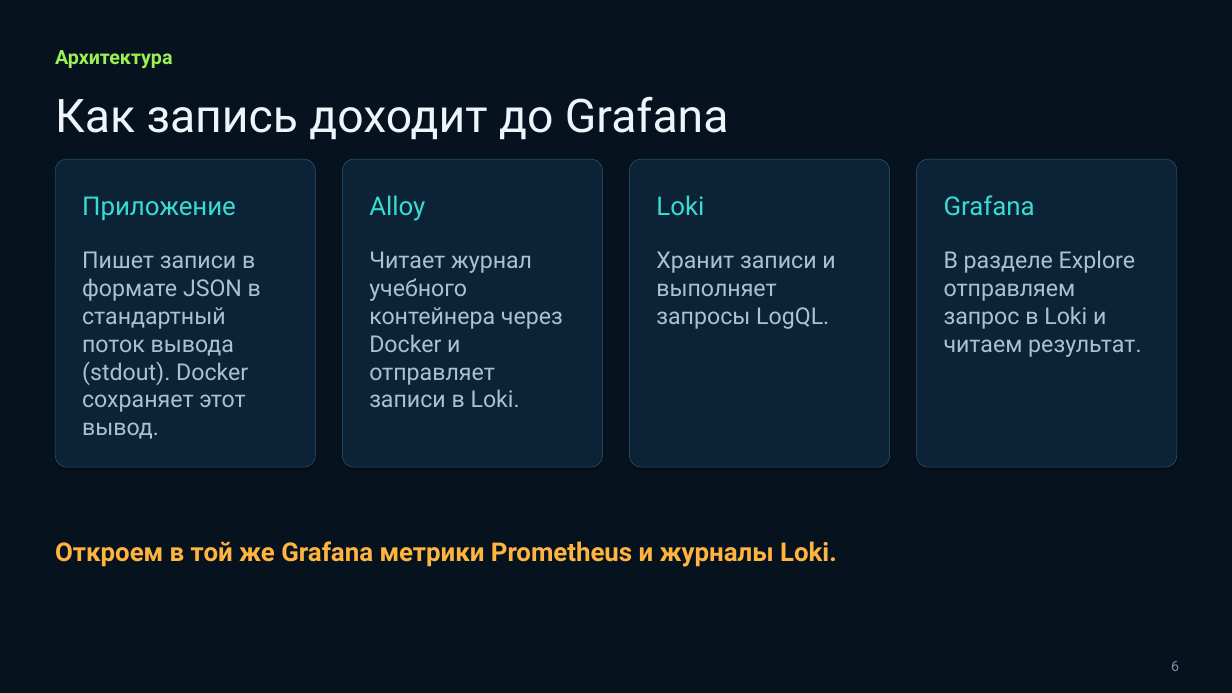
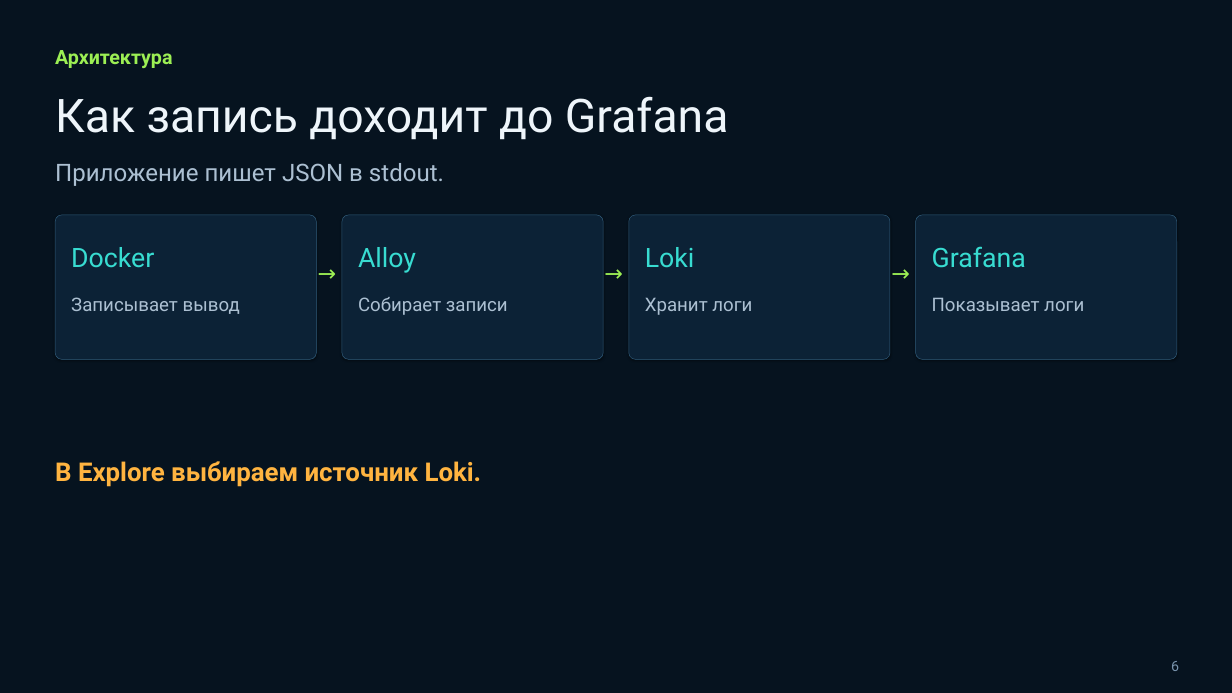
Before and after one commit to tenroman1-design/devops-lab, a slide deck: slide 6 of lesson16/Занятие 16 — Централизованное логирование.pptx. Drawn at 1232x693 pixels with LibreOffice and Linux fonts; fonts in the diff are those of the drawing. Boxes give left, top, right and bottom in pixels: in the first picture for what was removed or moved away, otherwise in the second. Text is boxed around its words. In the diff, an @@ line names an element or a change of style, - is before the commit and + after.

```diff
--- a/lesson16/Занятие 16 — Централизованное логирование.pptx
+++ b/lesson16/Занятие 16 — Централизованное логирование.pptx
@@ text added at [55,163,444,186], 37.5 pt, text #ACC0D2 @@
+Приложение пишет JSON в stdout.
@@ rounded rectangle: place and size @@
-rounded rectangle at [55,159,315,467]
+rounded rectangle at [55,215,316,359]
@@ rounded rectangle: place and size @@
-rounded rectangle at [342,159,602,467]
+rounded rectangle at [342,215,603,359]
@@ rounded rectangle: place and size @@
-rounded rectangle at [629,159,889,467]
+rounded rectangle at [629,215,890,359]
@@ rounded rectangle: place and size @@
-rounded rectangle at [916,159,1177,467]
+rounded rectangle at [916,215,1177,359]
@@ text at [71,247,154,268]: text changed; size 40.3 to 41.7 pt @@
-Приложение
+Docker
@@ text added at [318,259,342,295], 34.7 pt, text #9CEF54 @@
+→
@@ text "Alloy": place and size @@
-text "Alloy" at [369,195,425,221]
+text "Alloy" at [358,247,416,273]
@@ text removed at [369,251,563,407] @@
-Читает журнал учебного контейнера через Docker и отправляет записи в Loki.
@@ text added at [604,259,629,295], 34.7 pt, text #9CEF54 @@
+→
@@ text "Loki": place and size @@
-text "Loki" at [656,195,704,216]
+text "Loki" at [645,247,695,268]
@@ text removed at [656,251,835,329] @@
-Хранит записи и выполняет запросы LogQL.
@@ text added at [891,259,916,295], 34.7 pt, text #9CEF54 @@
+→
@@ size 40.3 to 41.7 pt in 3 elements at [358,247,416,273], [645,247,695,268], [932,246,1026,268] @@
@@ text "Grafana": place and size @@
-text "Grafana" at [944,195,1035,216]
+text "Grafana" at [932,246,1026,268]
@@ text removed at [944,250,1141,357] @@
-В разделе Explore отправляем запрос в Loki и читаем результат.
@@ text at [71,297,240,314]: text changed; size 36.1 to 29.2 pt @@
-Пишет записи в формате JSON в стандартный поток вывода (stdout). Docker сохраняет этот вывод.
+Записывает вывод
@@ text added at [358,297,508,315], 29.2 pt, text #ACC0D2 @@
+Собирает записи
@@ text added at [645,297,752,315], 29.2 pt, text #ACC0D2 @@
+Хранит логи
@@ text added at [932,297,1084,311], 29.2 pt, text #ACC0D2 @@
+Показывает логи
@@ text added at [55,461,482,487], 40.3 pt, text #FFB440, bold @@
+В Explore выбираем источник Loki.
@@ text removed at [55,541,837,567] @@
-Откроем в той же Grafana метрики Prometheus и журналы Loki.
```
Also in this commit, not shown: 12 other slides changed, 1 slide added, 1 slide removed.
